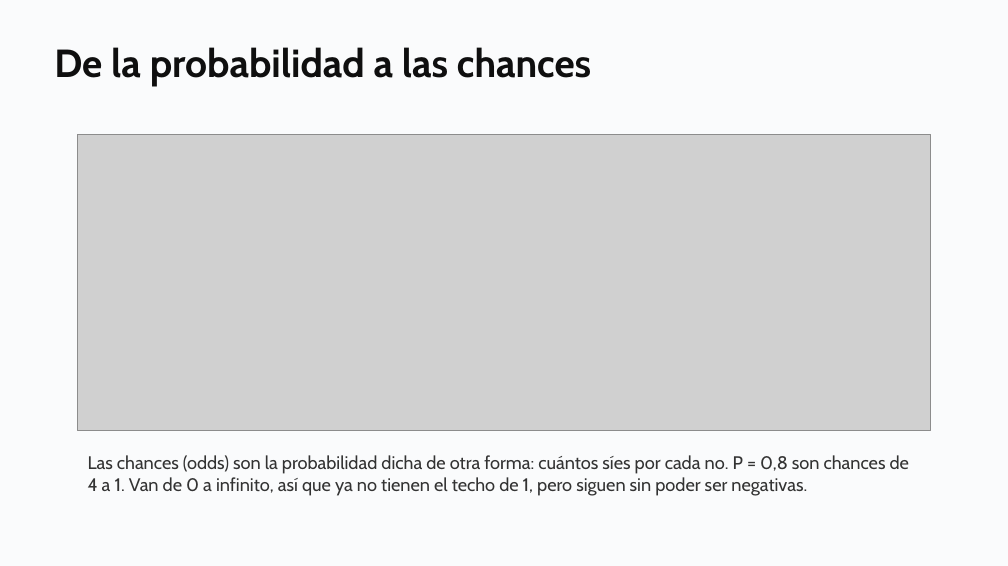
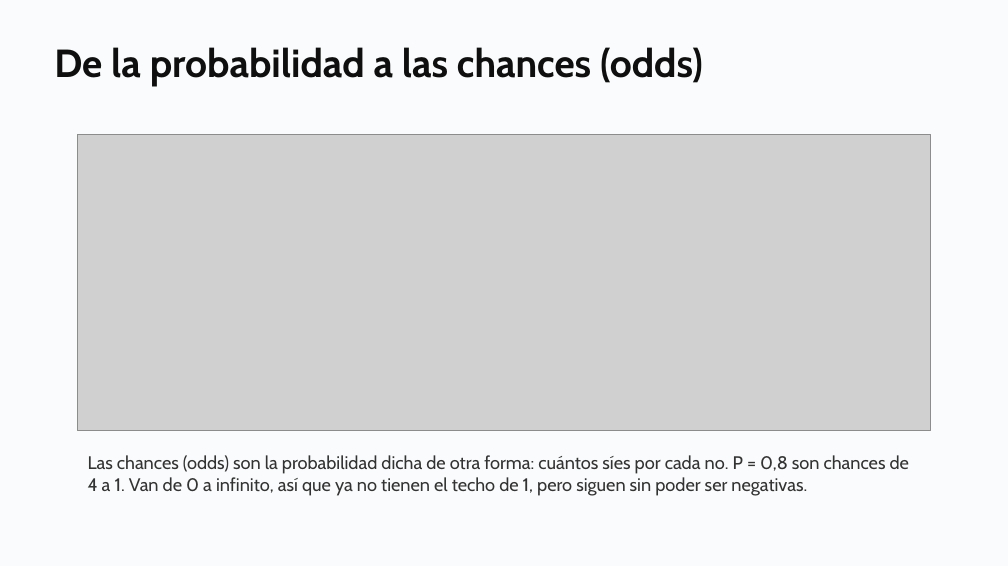
Before and after one commit to daniopitz/diplomado-cdd, a slide deck: slide 13 of presentaciones/clase06_regresion_logistica.pptx. Drawn at 1008x566 pixels with LibreOffice and Linux fonts; fonts in the diff are those of the drawing; grey boxes stand for pictures. Boxes give left, top, right and bottom in pixels: in the first picture for what was removed or moved away, otherwise in the second. Text is boxed around its words. In the diff, an @@ line names an element or a change of style, - is before the commit and + after.

```diff
--- a/presentaciones/clase06_regresion_logistica.pptx
+++ b/presentaciones/clase06_regresion_logistica.pptx
@@ text at (54,47,703,87): text changed @@
-De la probabilidad a las chances
+De la probabilidad a las chances (odds)
```
Also in this commit, not shown: 4 other slides changed, 4 other files.
